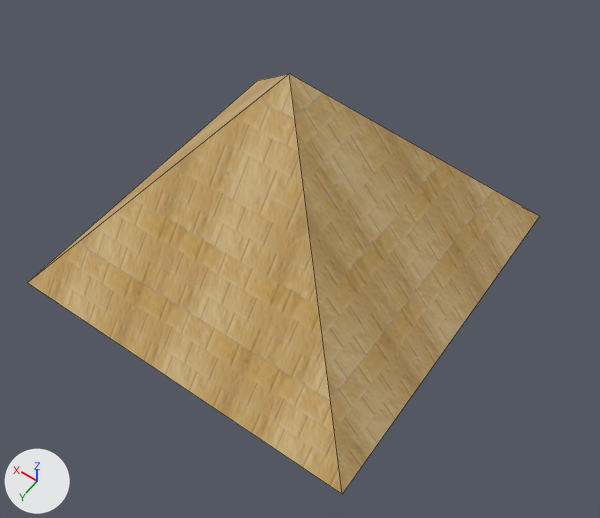
A saved change to the Blender file Assets/StreamingAssets/Egyptian/Models/Pyramid.blend.
One viewpoint serves both versions: a 50 mm camera at (-0.861, 1.165, 1.761) aimed at (-0.094, 0.091, 0.074). Every picture has the same lights, and +X, +Y and +Z are marked at lower left. Mesh edges are drawn as thin lines.

The scene before the commit, as lines of its bpy script (objects in view):
```python
me_cube = bpy.data.meshes.new('Cube')
me_cube.from_pydata(...)  # 8 vertices, 6 faces; spans x -0.509..0.509, y -0.509..0.509, z -0.043..0.57
me_cube.materials.append(mat_egyptianbrick_png)  # picture img_egyptianbrick_png
ob_cube = bpy.data.objects.new('Cube', me_cube)
ob_cube.location = (0.0, 0.0, 0.0)
```
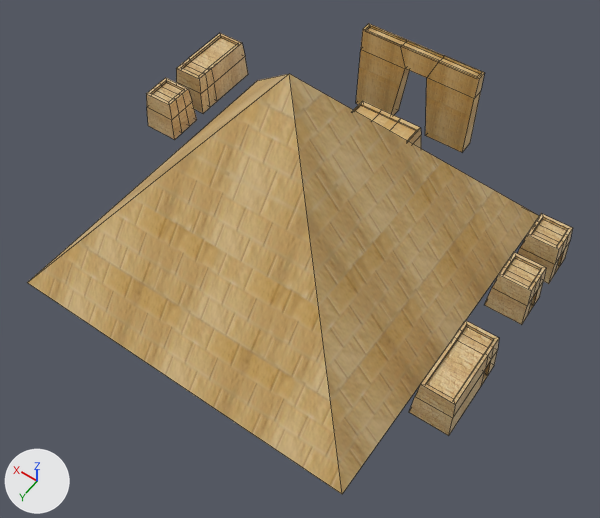
The newer file is also rescaled (x0.726), turned or shifted as a whole; pictures and numbers use the older file's frame.

Diff of the bpy script that builds the scene:
```diff
--- a/Assets/StreamingAssets/Egyptian/Models/Pyramid.blend.py
+++ b/Assets/StreamingAssets/Egyptian/Models/Pyramid.blend.py
@@ img_cheapegyptianbrick_png_001 @@
+img_cheapegyptianbrick_png_001 = load_image('CheapEgyptianBrick.png.001', 'CheapEgyptianBrick.png', 128, 128, 'sRGB')
@@ img_egyptianbrick_png_001 @@
+img_egyptianbrick_png_001 = load_image('EgyptianBrick.png.001', 'EgyptianBrick.png', 128, 128, 'sRGB')
@@ mat_cheapegyptianbrick_png_001 @@
+mat_cheapegyptianbrick_png_001 = principled_material('CheapEgyptianBrick.png.001')
+mat_cheapegyptianbrick_png_001.texture = img_cheapegyptianbrick_png_001
@@ mat_egyptianbrick_png_001 @@
+mat_egyptianbrick_png_001 = principled_material('EgyptianBrick.png.001')
+mat_egyptianbrick_png_001.texture = img_egyptianbrick_png_001
@@ me_cube_024 @@
+me_cube_024.from_pydata(...)  # 44 vertices, 42 faces; spans x -0.0384..0.0398, y -0.0402..0.038, z -0.0241..0.0706
+me_cube_024.materials.append(mat_cheapegyptianbrick_png_001)  # picture img_cheapegyptianbrick_png_001
@@ me_cube_013 @@
+me_cube_013.from_pydata(...)  # 40 vertices, 38 faces; spans x -0.021..0.018, y -0.145..0.144, z -0.071..0.138
+me_cube_013.materials.append(mat_egyptianbrick_png_001)  # picture img_egyptianbrick_png_001
@@ me_cube_001 @@
+me_cube_001.from_pydata(...)  # 40 vertices, 38 faces; spans x -0.074..0.0711, y -0.075..0.0735, z -0.071..0.0367
+me_cube_001.materials.append(mat_egyptianbrick_png_001)  # picture img_egyptianbrick_png_001
@@ me_cube_003 @@
+me_cube_003.from_pydata(...)  # 44 vertices, 42 faces; spans x -0.129..0.04, y -0.04..0.039, z -0.024..0.071
+me_cube_003.materials.append(mat_cheapegyptianbrick_png_001)  # picture img_cheapegyptianbrick_png_001
@@ ob_cube_022 @@
+ob_cube_022 = bpy.data.objects.new('Cube.022', me_cube_024)
+ob_cube_022.location = (-0.58, -0.34, 0.007)
+ob_cube_022.rotation_euler = (0.0, 0.0, -1.556)  # degrees (0, 0, -89)
+ob_cube_022.scale = (1.38, 1.38, 1.38)
@@ ob_cube_012 @@
+ob_cube_012 = bpy.data.objects.new('Cube.012', me_cube_013)
+ob_cube_012.location = (0.011, -0.678, 0.007)
+ob_cube_012.rotation_euler = (0.0, 0.0, 1.571)  # degrees (0, 0, 90)
+ob_cube_012.scale = (1.38, 1.38, 1.38)
@@ ob_cube_001 @@
+ob_cube_001 = bpy.data.objects.new('Cube.001', me_cube_001)
+ob_cube_001.location = (0.011, -0.464, 0.007)
+ob_cube_001.rotation_euler = (0.0, 0.0, 1.571)  # degrees (0, 0, 90)
+ob_cube_001.scale = (1.38, 1.38, 1.38)
@@ ob_cube_002 @@
+ob_cube_002 = bpy.data.objects.new('Cube.002', me_cube_024.copy())
+ob_cube_002.location = (-0.58, -0.18, 0.007)
+ob_cube_002.rotation_euler = (0.0, 0.0, -1.556)  # degrees (0, 0, -89)
+ob_cube_002.scale = (1.38, 1.38, 1.38)
@@ ob_cube_003 @@
+ob_cube_003 = bpy.data.objects.new('Cube.003', me_cube_003)
+ob_cube_003.location = (-0.58, 0.076, 0.007)
+ob_cube_003.rotation_euler = (0.0, 0.0, -1.556)  # degrees (0, 0, -89)
+ob_cube_003.scale = (1.38, 1.38, 1.38)
@@ ob_cube_004 @@
+ob_cube_004 = bpy.data.objects.new('Cube.004', me_cube_024.copy())
+ob_cube_004.location = (0.586, -0.18, 0.007)
+ob_cube_004.rotation_euler = (0.0, 0.0, 1.586)  # degrees (0, 0, 91)
+ob_cube_004.scale = (1.38, 1.38, 1.38)
@@ ob_cube_005 @@
+ob_cube_005 = bpy.data.objects.new('Cube.005', me_cube_003.copy())
+ob_cube_005.location = (0.589, -0.322, 0.007)
+ob_cube_005.rotation_euler = (0.0, 0.0, 1.586)  # degrees (0, 0, 91)
+ob_cube_005.scale = (1.38, 1.38, 1.38)
```

Pixel boxes [x1, y1, x2, y2] of what changed, in the pictures (600 x 518 px):
'Cube.012', added (brown): after [356, 24, 485, 152]
'Cube.003', added (brown): after [409, 320, 499, 436]
'Cube.005', added (brown): after [176, 33, 248, 114]
'Cube.002', added (brown): after [484, 252, 546, 325]
'Cube.004', added (brown): after [146, 78, 197, 140]
'Cube.022', added (brown): after [517, 213, 573, 284]
'Cube.001', added (brown): after [354, 101, 421, 148]
